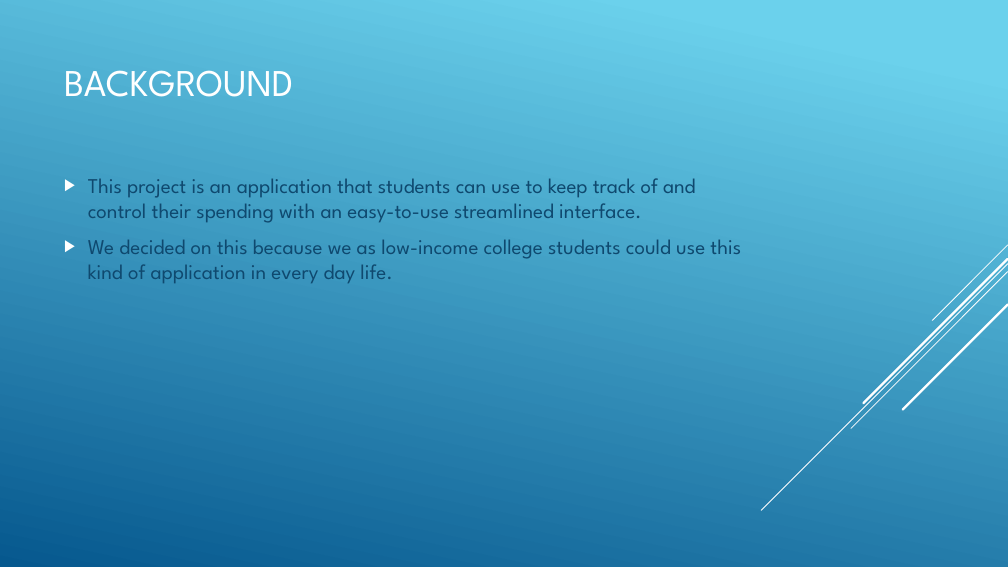
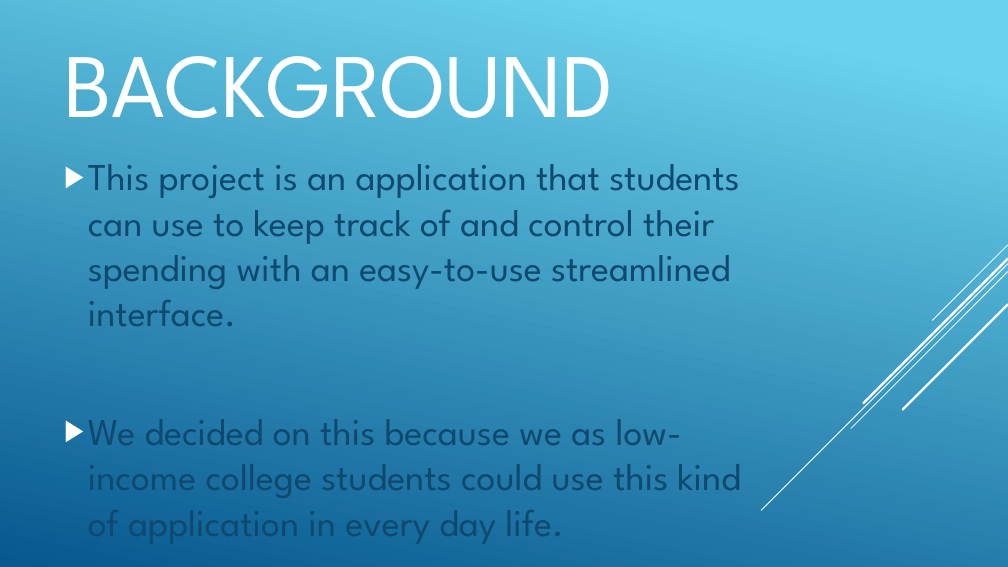
Before and after one commit to lucianfreeze/CSCI352-Project-Freeze-Whitson, a slide deck: slide 3 of 352 project presentation.pptx. Drawn at 1008x567 pixels with LibreOffice and Linux fonts; fonts in the diff are those of the drawing. Boxes give left, top, right and bottom in pixels: in the first picture for what was removed or moved away, otherwise in the second. Text is boxed around its words. In the diff, an @@ line names an element or a change of style, - is before the commit and + after.

```diff
--- a/352 project presentation.pptx
+++ b/352 project presentation.pptx
@@ title "BACKGROUND" at (64, 56, 614, 118): size 36 to 86.4 pt @@
@@ text "This project is an application ...": place and size @@
-text "This project is an application ..." at (88, 178, 741, 283)
+text "This project is an application ..." at (88, 164, 741, 544)
@@ text "This project is an application ..." at (88, 164, 741, 544): size 20 to 36 pt; more space between paragraphs @@
```
Also in this commit, not shown: 6 other slides changed, 1 slide added, 1 slide removed, 14 other files.
